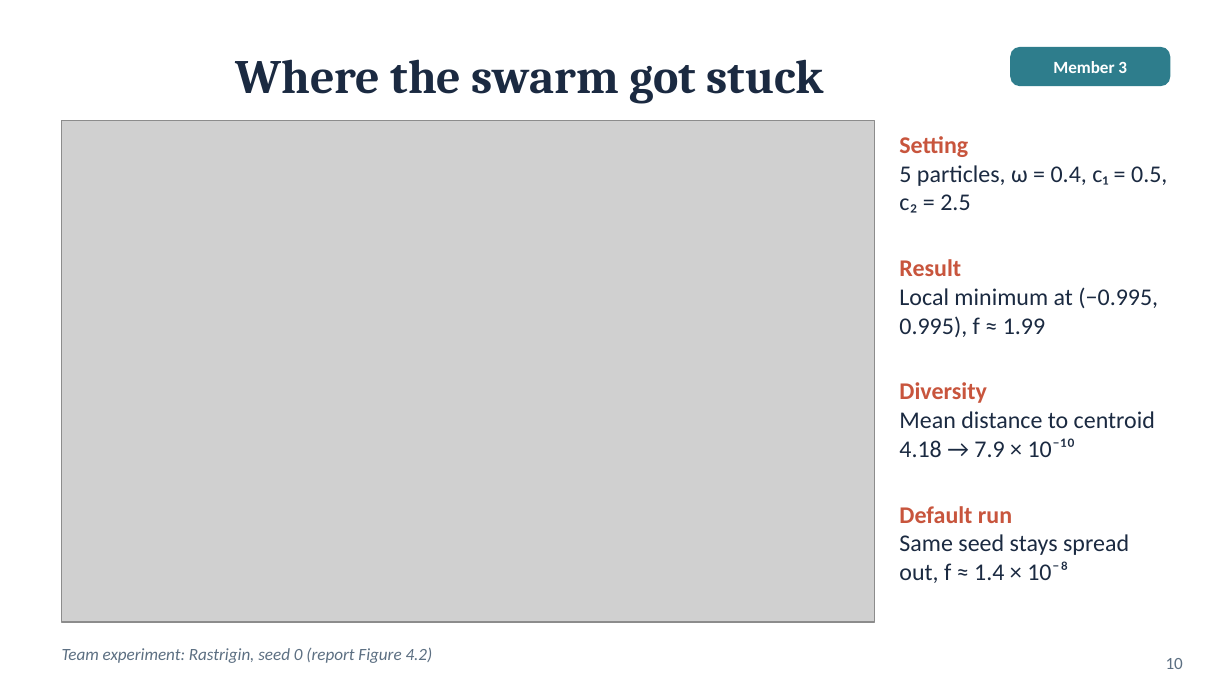
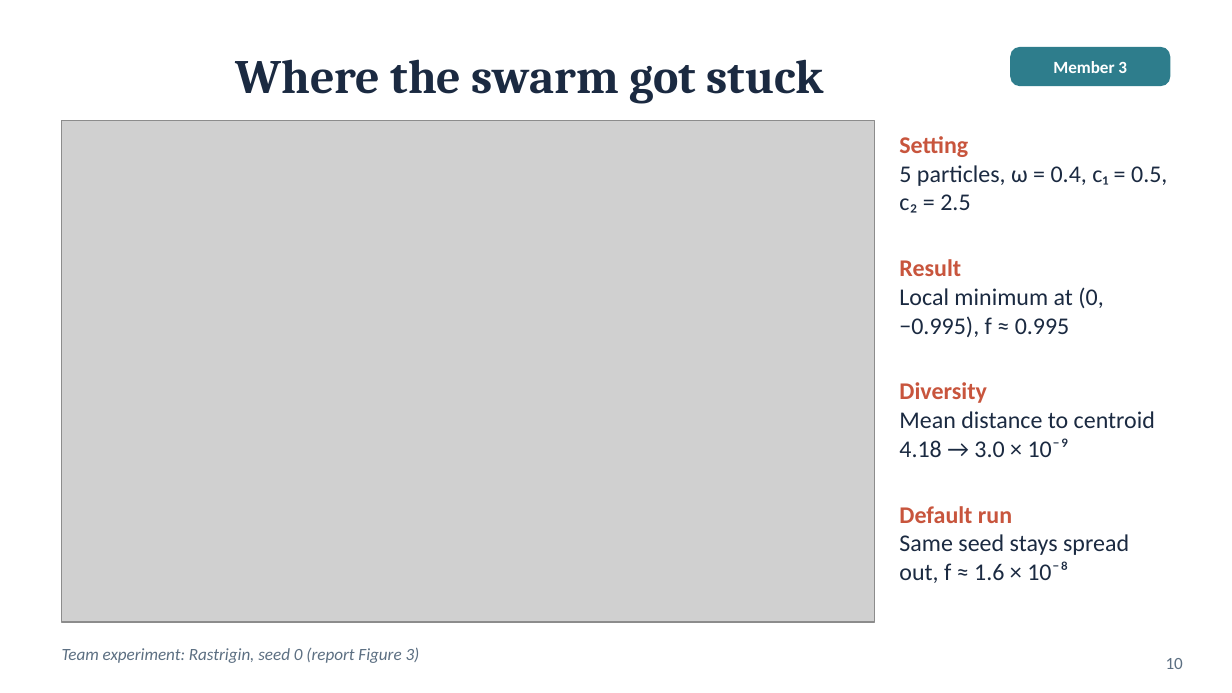
Before and after one commit to huynhhuuphucminh/Seminar-AI, a slide deck: slide 10 of 05_Slide/Slide_Seminar_PSO.pptx. Drawn at 1232x693 pixels with LibreOffice and Linux fonts; fonts in the diff are those of the drawing; grey boxes stand for pictures. Boxes give left, top, right and bottom in pixels: in the first picture for what was removed or moved away, otherwise in the second. Text is boxed around its words. In the diff, an @@ line names an element or a change of style, - is before the commit and + after.

```diff
--- a/05_Slide/Slide_Seminar_PSO.pptx
+++ b/05_Slide/Slide_Seminar_PSO.pptx
@@ text at <box>899,287,1103,337</box>: text changed @@
-Local minimum at (−0.995, 0.995), f ≈ 1.99
+Local minimum at (0, −0.995), f ≈ 0.995
@@ text at <box>899,411,1155,457</box>: text changed @@
-Mean distance to centroid 4.18 → 7.9 × 10⁻¹⁰
+Mean distance to centroid 4.18 → 3.0 × 10⁻⁹
@@ text at <box>899,534,1129,583</box>: text changed @@
-Same seed stays spread out, f ≈ 1.4 × 10⁻⁸
+Same seed stays spread out, f ≈ 1.6 × 10⁻⁸
@@ text at <box>62,647,420,663</box>: text changed @@
-Team experiment: Rastrigin, seed 0 (report Figure 4.2)
+Team experiment: Rastrigin, seed 0 (report Figure 3)
```
Also in this commit, not shown: 6 other slides changed, 1 other file.
